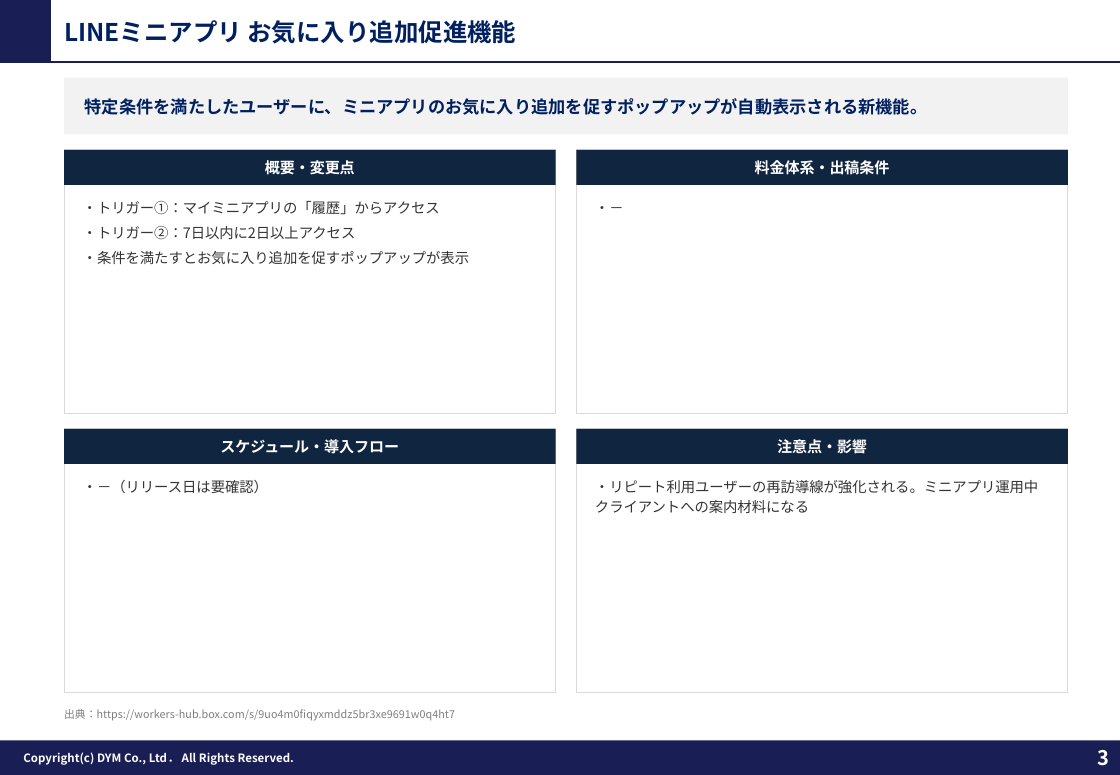
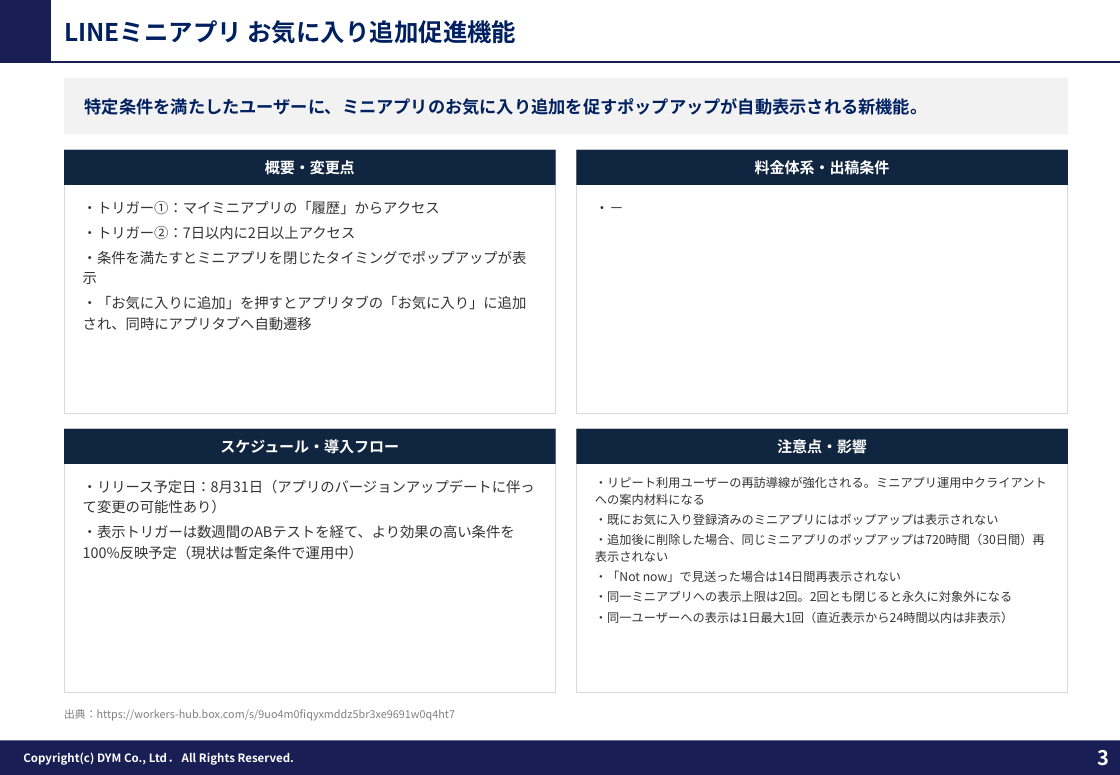
Before and after one commit to tonomura-r-dev/folder, a slide deck: slide 3 of LINEOA媒体最新情報_2026年9月トレンドレポート.pptx. Drawn at 1120x775 pixels with LibreOffice and Linux fonts; fonts in the diff are those of the drawing; background and template pictures are left out. Boxes give left, top, right and bottom in pixels: in the first picture for what was removed or moved away, otherwise in the second. Text is boxed around its words. In the diff, an @@ line names an element or a change of style, - is before the commit and + after.

```diff
--- a/LINEOA媒体最新情報_2026年9月トレンドレポート.pptx
+++ b/LINEOA媒体最新情報_2026年9月トレンドレポート.pptx
@@ text at bbox=[83, 251, 527, 330]: text changed @@
-・条件を満たすとお気に入り追加を促すポップアップが表示
+・条件を満たすとミニアプリを閉じたタイミングでポップアップが表示
+・「お気に入りに追加」を押すとアプリタブの「お気に入り」に追加され、同時にアプリタブへ自動遷移
@@ text at bbox=[595, 476, 1047, 505]: size 10 to 8.5 pt in "・リピート利用ユーザーの再訪導線が強化される。ミニアプリ運用中クライアントへの案内材料になる"; line spacing 1.2 to 1.1 @@
@@ text at bbox=[83, 480, 535, 559]: text changed @@
-・－（リリース日は要確認）
+・リリース予定日：8月31日（アプリのバージョンアップデートに伴って変更の可能性あり）
+・表示トリガーは数週間のABテストを経て、より効果の高い条件を100%反映予定（現状は暫定条件で運用中）
@@ text at bbox=[595, 513, 1045, 623]: paragraphs added @@
+・既にお気に入り登録済みのミニアプリにはポップアップは表示されない
+・追加後に削除した場合、同じミニアプリのポップアップは720時間（30日間）再表示されない
+・「Not now」で見送った場合は14日間再表示されない
+・同一ミニアプリへの表示上限は2回。2回とも閉じると永久に対象外になる
+・同一ユーザーへの表示は1日最大1回（直近表示から24時間以内は非表示）
```
Also in this commit, not shown: 1 other file.
